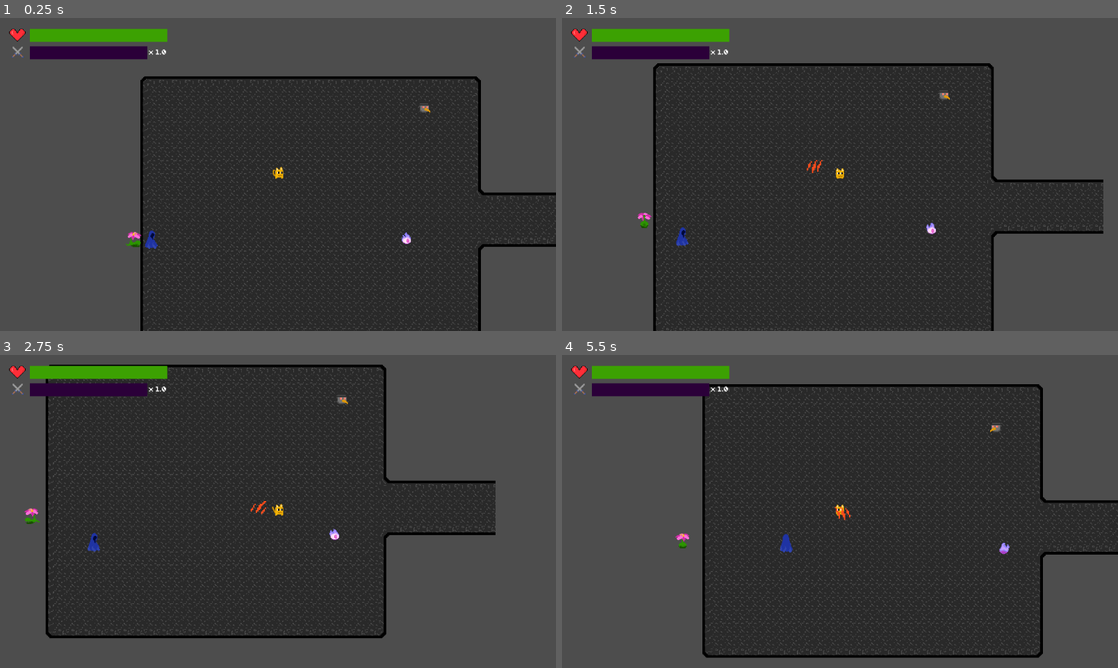
Above: before the commit, frames 1-4 (two rows, left to right).
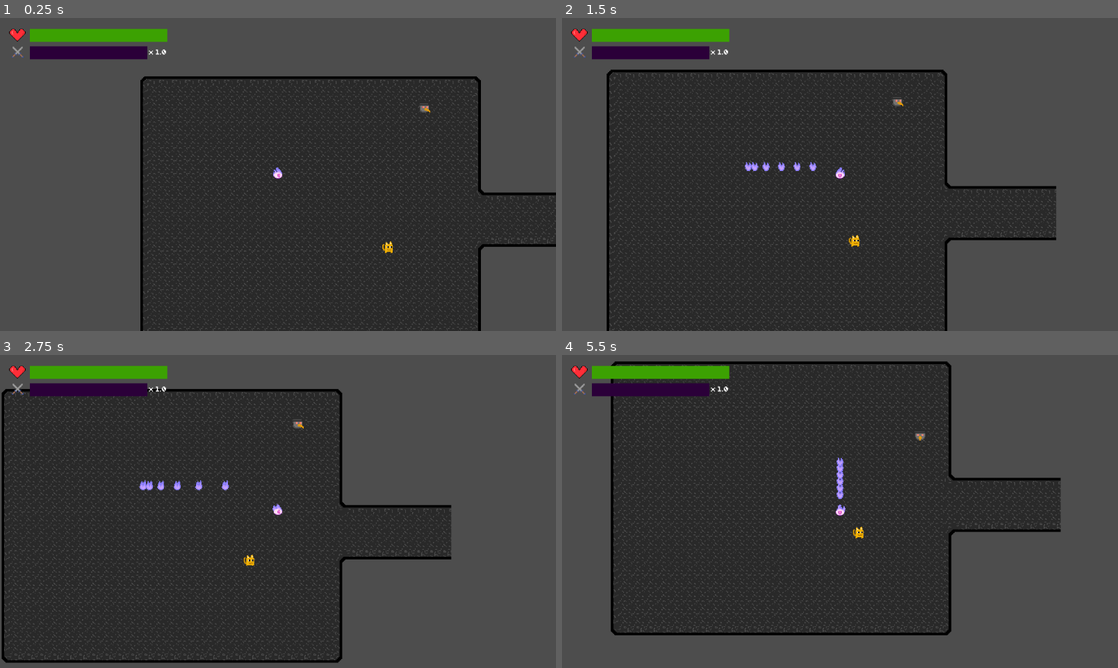
Above: after the commit, the same moments.

Repository: InvertedCarrot/PIXEL-JAM-2025
Game: Godot game, scene res://scenes/levels/level_debug2.tscn
Two runs of this game, one before a commit and one after it. Both use one fixed random seed, a clock stepped at 60 frames per second and the inputs below. This scene is started directly instead of the project's main scene.
Inputs:
- Up to frame 1 (0.25 s): no input
- Up to frame 2 (1.5 s): hold Right (right) 0.53-1.28 s; tap Space (attack) at 0.6, 1.35 s; hold Down (down) from 1.28 s (still down)
- Up to frame 3 (2.75 s): release Down (down) at 2.03 s; hold Right (right) from 2.03 s (still down); tap Space (attack) at 2.1 s
- Up to frame 4 (5.5 s): release Right (right) at 2.78 s; hold Up (up) 2.78-3.53 s; tap Space (attack) every 0.75 s from 2.85 to 5.1 s; hold Left (left) 3.53-5.03 s; tap 1 (debug) at 4.15 s; hold Down (down) from 5.03 s (still down)

The runs differ from the first frame. In frame 1, 0.3% of the frame differs, in the area x 22-74%, y 47-76%; in frame 2, 20%; in frame 3, 26%; in frame 4, 35%, in the area x 8-100%, y 2-97%.

Commit message:
Not really dialogues
* Changed UI a bit (color-wise)
* Bounce logic fixed
* Fixed fireball invincibility

Diff:
--- a/globals/globals.gd
+++ b/globals/globals.gd
@@ -3,9 +3,9 @@
 # For player
 var player_health = -1
 var multiplier = 0
+var max_player_health = -1
 
 # Constants
-var MAX_PLAYER_HEALTH = -1
 var MAX_MULTIPLIER = 10
 
 # Layers (to set dynamically depending on whether its an enemy or player)
@@ -44,7 +44,7 @@
 	},
 	"fireball": {
 		"health": 5,
-		"damage": 1,
+		"damage": 3,
 		"speed": 150,
 		"max_momentum_scalar": 500,
 		"detect_zone_ranges": [400, 200, 0, 0] as Array[float],
--- a/scenes/UI/healthbar/healthbar.gd
+++ b/scenes/UI/healthbar/healthbar.gd
@@ -7,7 +7,7 @@
 
 # Called every frame. 'delta' is the elapsed time since the previous frame.
 func _process(_delta: float) -> void:
-	var percent = float(Globals.player_health)/(Globals.MAX_PLAYER_HEALTH) * 100 # need to do this for FP stuff
+	var percent = float(Globals.player_health)/(Globals.max_player_health) * 100 # need to do this for FP stuff
 	%HealthBar.value = percent
 	if percent >= 70:
 		%HealthBar.add_theme_stylebox_override("fill", get_colored_style(Color8(60, 161, 2))) # Green
--- a/scenes/entities/bird/bird.tscn
+++ b/scenes/entities/bird/bird.tscn
@@ -1,15 +1,15 @@
-[gd_scene load_steps=17 format=3 uid="uid://b3jtcxkis05b1"]
+[gd_scene load_steps=16 format=3 uid="uid://b3jtcxkis05b1"]
 
 [ext_resource type="PackedScene" uid="uid://cy4th7add1tw0" path="res://scenes/entities/entity.tscn" id="1_k5awq"]
 [ext_resource type="Script" path="res://scenes/entities/bird/bird.gd" id="2_lemla"]
 [ext_resource type="Texture2D" uid="uid://bfw2vl3add6fu" path="res://assets/entities/bird_spritesheet.png" id="3_02kvt"]
 [ext_resource type="AnimationNodeStateMachine" uid="uid://cc8xhe0d52myl" path="res://scenes/entities/bird/bird_animation_sm.tres" id="3_wmgs5"]
 
-[sub_resource type="CircleShape2D" id="CircleShape2D_g5asc"]
-radius = 36.1248
-
 [sub_resource type="CircleShape2D" id="CircleShape2D_cn515"]
 radius = 21.0
+
+[sub_resource type="CircleShape2D" id="CircleShape2D_kyfhd"]
+radius = 38.0
 
 [sub_resource type="Animation" id="Animation_x1a32"]
 length = 0.001
@@ -115,9 +115,6 @@
 resource_local_to_scene = true
 radius = 32.0
 
-[sub_resource type="CircleShape2D" id="CircleShape2D_pmsaa"]
-radius = 39.6232
-
 [node name="Bird" instance=ExtResource("1_k5awq")]
 script = ExtResource("2_lemla")
 
@@ -125,27 +122,28 @@
 texture = ExtResource("3_02kvt")
 hframes = 28
 
-[node name="CollisionShape2D" parent="AttackHitbox" index="0"]
-shape = SubResource("CircleShape2D_g5asc")
-
-[node name="Hurtbox" parent="." index="2"]
+[node name="Hurtbox" parent="." index="1"]
+visible = false
 metadata/_edit_lock_ = true
 metadata/_edit_group_ = true
 
 [node name="CollisionShape2D" parent="Hurtbox" index="0"]
 shape = SubResource("CircleShape2D_cn515")
 
-[node name="AnimationPlayer" parent="." index="4"]
+[node name="WallCollideShape" parent="." index="2"]
+shape = SubResource("CircleShape2D_kyfhd")
+
+[node name="AnimationPlayer" parent="." index="3"]
 libraries = {
 "": SubResource("AnimationLibrary_lfvu5")
 }
 
-[node name="AnimationTree" parent="." index="5"]
+[node name="AnimationTree" parent="." index="4"]
 tree_root = ExtResource("3_wmgs5")
 parameters/Idle/blend_position = Vector2(-0.210057, -0.150396)
 parameters/Run/blend_position = Vector2(0, 0)
 
-[node name="DetectZones" parent="." index="7"]
+[node name="DetectZones" parent="." index="6"]
 visible = true
 
 [node name="CollisionShape2D" parent="DetectZones/Zone0" index="0"]
@@ -156,6 +154,3 @@
 
 [node name="CollisionShape2D" parent="DetectZones/Zone2" index="0"]
 shape = SubResource("CircleShape2D_i0hq4")
-
-[node name="CollisionShape2D" parent="StageCollisionHitbox" index="0"]
-shape = SubResource("CircleShape2D_pmsaa")
--- a/scenes/entities/cat/cat.tscn
+++ b/scenes/entities/cat/cat.tscn
@@ -191,6 +191,9 @@
 resource_local_to_scene = true
 radius = 32.0
 
+[sub_resource type="RectangleShape2D" id="RectangleShape2D_1ha6k"]
+size = Vector2(48, 61)
+
 [node name="Cat" instance=ExtResource("1_6euje")]
 script = ExtResource("2_tub6y")
 
@@ -247,3 +250,7 @@
 
 [node name="ImmunityCooldownTimer" parent="Timers" index="4"]
 wait_time = 1.5
+
+[node name="CollisionShape2D" parent="StageCollisionHitbox" index="0"]
+position = Vector2(-1, -5.5)
+shape = SubResource("RectangleShape2D_1ha6k")
--- a/scenes/entities/entity.gd
+++ b/scenes/entities/entity.gd
@@ -79,13 +79,9 @@
 		assert(false, "Error: knockback_scalar must be defined")
 
 func set_layers() -> void: # invoked at _ready()
-	var melee_range = get_node("AttackHitbox")
 	var damage_hitbox = get_node("Hurtbox")
-	var stage_hitbox = get_node("StageCollisionHitbox")
 
 	if (is_player): # this is a PLAYER
-		melee_range.collision_layer = Globals.ATTACK_LAYER
-		melee_range.collision_mask = Globals.NO_LAYER
 		damage_hitbox.collision_layer = Globals.PLAYER_LAYER
 		damage_hitbox.collision_mask = Globals.ENEMY_LAYER # only the player can be "attacked" through body contact (enemies are immune)
 		collision_layer = Globals.PLAYER_LAYER
@@ -93,11 +89,9 @@
 
 	else: # this is an ENEMY
 		damage_hitbox.collision_layer = Globals.ENEMY_LAYER
-		damage_hitbox.collision_mask = Globals.ATTACK_LAYER # wrt the player, enemies can only get damaged by the melee attack
+		damage_hitbox.collision_mask = Globals.PLAYER_LAYER + Globals.ATTACK_LAYER # wrt the player, enemies can only get damaged by the melee attack
 		collision_layer = Globals.ENEMY_LAYER
 		collision_mask = Globals.WALL_LAYER
-		stage_hitbox.collision_layer = Globals.ENEMY_LAYER
-		stage_hitbox.collision_mask = Globals.WALL_LAYER
 
 
 func _ready() -> void:
@@ -149,11 +143,6 @@
 			attack()
 			atk_timer.start()
 
-	# debugging
-	var melee_range_shape = $AttackHitbox/CollisionShape2D
-	if Input.is_action_just_pressed("debug"): # "1" key
-		melee_range_shape.disabled = !melee_range_shape.disabled
-
 	# damage calculations
 	if entities_in_hurtbox.size() > 0:
 		if immune_timer.is_stopped(): # if immune, don't take damage
@@ -183,7 +172,9 @@
 	# then, we can choose to add a decaying movement vector to it (this is momentum)
 	velocity = raw_velocity + momentum
 
-	move_and_slide() # move with physics engine (already accounts for deltaTime)
+	reflect_velocity(delta)
+
+	# move_and_slide() # move with physics engine (already accounts for deltaTime)
 
 
 
@@ -217,27 +208,24 @@
 func turn_into_player(): # change collision masks when possessing?
 	is_player = true
 	set_layers()
-	Globals.MAX_PLAYER_HEALTH = health
+	Globals.max_player_health = health
 	Globals.player_health = health
 
 func turn_into_enemy(): # change collision masks when possessing?
 	is_player = false
 	set_layers()
 
-func reflect_velocity() -> void:
+func reflect_velocity(delta) -> void:
 	# function for reflecting an enemy's movement
-	if (!is_player):
-		var angle_from_x = velocity.angle()
-		if -PI/4 <= angle_from_x and angle_from_x <= PI/4:
-			direction = Vector2(- direction.x, direction.y)
-		elif PI/4<= angle_from_x and angle_from_x <= 3*PI/4:
-			direction = Vector2(direction.x, - direction.y)
-		elif (3*PI/4<= angle_from_x and angle_from_x <= PI) or (-PI <= angle_from_x and angle_from_x <= -3*PI/4):
-			direction = Vector2(- direction.x, direction.y)
-		elif (-3*PI/4 <= angle_from_x and angle_from_x <= -PI/4):
-			direction = Vector2(direction.x, - direction.y)
-		idle_pos_timer.stop() # To make it instantly reflect
-
+	var collision = move_and_collide(velocity * delta)
+	if collision:
+		momentum = momentum.bounce(collision.get_normal())
+		if (is_player):
+			direction = direction.bounce(collision.get_normal())
+			move_and_slide()
+		else:
+			direction = direction.bounce(collision.get_normal())
+			idle_pos_timer.stop()
 
 
 func _on_hurtbox_area_entered(area: Area2D) -> void:
@@ -325,7 +313,3 @@
 		direction = -dir_to_player # flip direction
 		flee_timer.start()
 	raw_velocity = direction * speed * speed_scale
-
-
-func _on_stage_collision_hitbox_body_entered(_body: Node2D) -> void:
-	reflect_velocity()
--- a/scenes/entities/entity.tscn
+++ b/scenes/entities/entity.tscn
@@ -23,12 +23,6 @@
 
 [node name="EntityImage" type="Sprite2D" parent="."]
 hframes = 24
-
-[node name="AttackHitbox" type="Area2D" parent="."]
-
-[node name="CollisionShape2D" type="CollisionShape2D" parent="AttackHitbox"]
-disabled = true
-debug_color = Color(0.621869, 0.533616, 0, 0.42)
 
 [node name="Hurtbox" type="Area2D" parent="."]
 collision_layer = 2
@@ -108,10 +102,5 @@
 [node name="ImmunityCooldownTimer" type="Timer" parent="Timers"]
 one_shot = true
 
-[node name="StageCollisionHitbox" type="Area2D" parent="."]
-
-[node name="CollisionShape2D" type="CollisionShape2D" parent="StageCollisionHitbox"]
-
 [connection signal="area_entered" from="Hurtbox" to="." method="_on_hurtbox_area_entered"]
 [connection signal="area_exited" from="Hurtbox" to="." method="_on_hurtbox_area_exited"]
-[connection signal="body_entered" from="StageCollisionHitbox" to="." method="_on_stage_collision_hitbox_body_entered"]
--- a/scenes/entities/fireball/fireball.gd
+++ b/scenes/entities/fireball/fireball.gd
@@ -4,7 +4,7 @@
 
 var fire_trail_amount: float
 @onready var pi_timer: Timer = $PlayerInvincibilityTimer # special timer for player fireballs
-@onready var hurtbox_shape = $Hurtbox/CollisionShape2D
+@onready var hurtbox_shape = $Hurtbox
 
 func set_properties() -> void:
 	super()
@@ -25,8 +25,10 @@
 
 
 func _on_player_invincibility_timer_timeout() -> void:
-	hurtbox_shape.disabled = false
-
+	if (is_player):
+		hurtbox_shape.collision_mask = Globals.ENEMY_LAYER
+	else:
+		hurtbox_shape.collision_mask = Globals.PLAYER_LAYER + Globals.ATTACK_LAYER
 
 # for fireballs, we need 2 zones ("pursuit" and "attack")
 # idle = -1, pursuit = 0, attack = 1
@@ -53,7 +55,7 @@
 func attack() -> void:
 	if is_player:
 		pi_timer.start()
-		hurtbox_shape.disabled = true
+		hurtbox_shape.collision_mask = Globals.NO_LAYER
 	momentum = direction * max_momentum_scalar # increase speed when dashing at player
 	for i in range(fire_trail_amount):
 		var fire_trail_entity: Node = spawn_attack_entity(fire_trail_scene, direction)
--- a/scenes/entities/fireball/fireball.tscn
+++ b/scenes/entities/fireball/fireball.tscn
@@ -115,9 +115,6 @@
 resource_local_to_scene = true
 radius = 32.0
 
-[sub_resource type="CircleShape2D" id="CircleShape2D_lxhxq"]
-radius = 25.0
-
 [node name="Fireball" instance=ExtResource("1_vjnn7")]
 collision_layer = 2
 collision_mask = 2
@@ -128,7 +125,11 @@
 texture = ExtResource("3_u5o1f")
 hframes = 28
 
+[node name="AttackHitbox" parent="." index="1"]
+visible = false
+
 [node name="Hurtbox" parent="." index="2"]
+visible = false
 metadata/_edit_lock_ = true
 metadata/_edit_group_ = true
 
@@ -169,7 +170,4 @@
 
 [node name="PlayerInvincibilityTimer" type="Timer" parent="." index="9"]
 
-[node name="CollisionShape2D" parent="StageCollisionHitbox" index="0"]
-shape = SubResource("CircleShape2D_lxhxq")
-
 [connection signal="timeout" from="PlayerInvincibilityTimer" to="." method="_on_player_invincibility_timer_timeout"]
--- a/scenes/levels/level_debug2.tscn
+++ b/scenes/levels/level_debug2.tscn
@@ -1,12 +1,10 @@
-[gd_scene load_steps=12 format=4 uid="uid://bhmdkhqhkmgir"]
+[gd_scene load_steps=10 format=4 uid="uid://bhmdkhqhkmgir"]
 
 [ext_resource type="PackedScene" uid="uid://4ixo48h447bf" path="res://scenes/UI.tscn" id="1_b4ncf"]
 [ext_resource type="Script" path="res://scenes/levels/set_level.gd" id="1_ocfma"]
 [ext_resource type="PackedScene" uid="uid://bkh4c6v2mbx4k" path="res://scenes/entities/cat/cat.tscn" id="3_362rg"]
 [ext_resource type="Texture2D" uid="uid://ch35wa3g86x6r" path="res://assets/tilemap.png" id="3_fm36j"]
 [ext_resource type="PackedScene" uid="uid://cnaiwqoaoxh5b" path="res://scenes/entities/fireball/fireball.tscn" id="4_maqkq"]
-[ext_resource type="PackedScene" uid="uid://uog3n06gpx2s" path="res://scenes/entities/lily/lily.tscn" id="6_857lm"]
-[ext_resource type="PackedScene" uid="uid://dhr52l8yyg2hc" path="res://scenes/entities/reaper/reaper.tscn" id="7_u1yoi"]
 [ext_resource type="PackedScene" uid="uid://b3jtcxkis05b1" path="res://scenes/entities/bird/bird.tscn" id="8_cch3a"]
 
 [sub_resource type="PhysicsMaterial" id="PhysicsMaterial_1pslq"]
@@ -54,26 +52,28 @@
 
 [node name="UI" parent="." instance=ExtResource("1_b4ncf")]
 
-[node name="TileMapLayer" type="TileMapLayer" parent="."]
+[node name="Tilemaps" type="Node2D" parent="."]
+
+[node name="TileMapLayerHorizontal" type="TileMapLayer" parent="Tilemaps"]
 scale = Vector2(0.997424, 0.989961)
 tile_map_data = PackedByteArray("AAD1//z/AAAAAAEAAAD1//3/AAAAAAEAAAD1//7/AAAAAAEAAAD1////AAAAAAEAAAD1/wAAAAAAAAEAAAD1/w …(10064 unchanged characters)…
 tile_set = SubResource("TileSet_okaid")
 
+[node name="TileMapLayerVertical" type="TileMapLayer" parent="Tilemaps"]
+
+[node name="TileMapLayerSlanted" type="TileMapLayer" parent="Tilemaps"]
+
 [node name="Player" type="Node2D" parent="."]
 unique_name_in_owner = true
 
-[node name="Cat" parent="Player" instance=ExtResource("3_362rg")]
+[node name="Fireball" parent="Player" instance=ExtResource("4_maqkq")]
 
-[node name="Camera2D" type="Camera2D" parent="Player/Cat"]
+[node name="Camera2D" type="Camera2D" parent="Player/Fireball"]
 zoom = Vector2(0.5, 0.5)
 
 [node name="Enemies" type="Node2D" parent="."]
 
-[node name="Fireball" parent="Enemies" instance=ExtResource("4_maqkq")]
-
-[node name="Lily" parent="Enemies" instance=ExtResource("6_857lm")]
-
-[node name="Reaper" parent="Enemies" instance=ExtResource("7_u1yoi")]
+[node name="Cat" parent="Enemies" instance=ExtResource("3_362rg")]
 
 [node name="Bird" parent="Enemies" instance=ExtResource("8_cch3a")]
 
Not shown: 1 places in scenes/entities/cat/cat.tscn that only renumber resources
Not shown: 1 places in scenes/entities/fireball/fireball.tscn that only renumber resources
